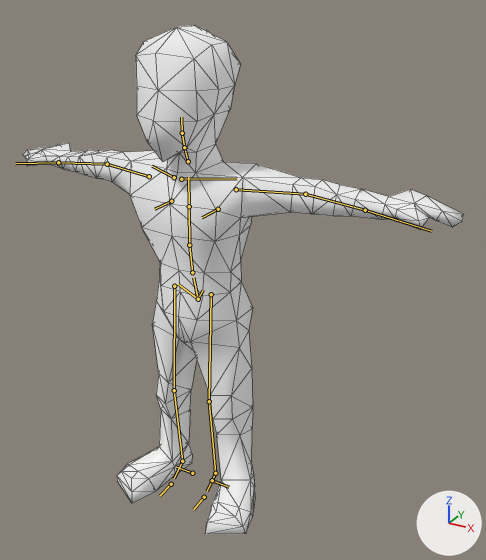
What one commit did to the glTF model assets/models/player_revised.glb.
Rendered twice from a 50 mm camera at (8.2, -12.33, 12.54) aimed at (1.09, 0.61, 6.07). The lights are fixed; the arrows at lower right show +X, +Y and +Z. The bones that bend it are drawn over the model as lines. Mesh edges are drawn as thin lines.

Names of what the first picture shows: 'Player'.
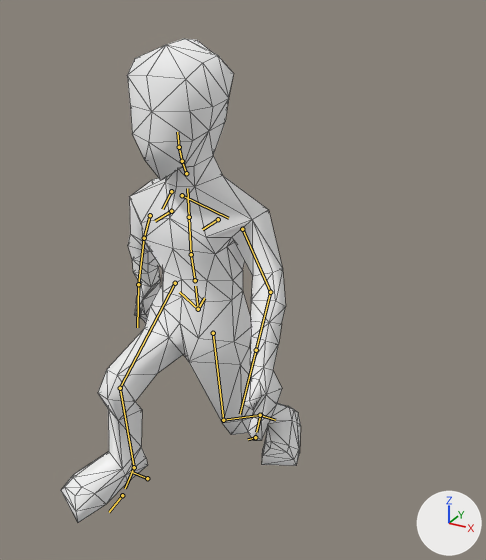
Commit message: player: player_revised model test

The newer file adds an action. The first version stands in its rest pose; the second is drawn at frame 7 of the action 'walk.001'.

Where the change shows, as pixel boxes [x1, y1, x2, y2] in the pictures (486 x 560 px):
'Player', posed (45% narrower): before [23, 25, 464, 534]; after [61, 39, 301, 523]
bone 'Hips', root to tip: before (198, 299) to (193, 277); after (198, 309) to (195, 286)
bone 'Spine', root to tip: before (192, 272) to (189, 245); after (195, 280) to (191, 254)
bone 'Neck', root to tip: before (188, 161) to (184, 147); after (186, 173) to (182, 161)
bone 'LeftShoulder', root to tip: before (181, 179) to (237, 178); after (182, 195) to (228, 218)
bone 'LeftUpArm', root to tip: before (236, 189) to (305, 194); after (242, 229) to (270, 292)
bone 'LeftArm', root to tip: before (305, 194) to (365, 210); after (270, 292) to (256, 350)
bone 'LeftHand', root to tip: before (365, 210) to (431, 231); after (256, 350) to (240, 414)
bone 'RightShoulder', root to tip: before (174, 177) to (152, 166); after (171, 191) to (162, 209)
bone 'RightUpArm', root to tip: before (149, 176) to (107, 164); after (150, 215) to (144, 238)
bone 'RightArm', root to tip: before (107, 164) to (58, 162); after (144, 238) to (138, 284)
bone 'LeftUpLeg', root to tip: before (211, 294) to (209, 401); after (213, 333) to (223, 420)
bone 'LeftLeg', root to tip: before (209, 401) to (215, 473); after (223, 420) to (260, 415)
bone 'LeftFoot', root to tip: before (215, 473) to (207, 491); after (260, 415) to (256, 432)
bone 'LeftToeBase', root to tip: before (204, 497) to (193, 509); after (255, 437) to (248, 439)
bone 'RightUpLeg', root to tip: before (174, 286) to (174, 390); after (175, 283) to (120, 388)
bone 'RightLeg', root to tip: before (174, 390) to (182, 461); after (120, 388) to (134, 467)
bone 'RightFoot', root to tip: before (182, 461) to (174, 478); after (134, 467) to (125, 488)

The change in detail:
Bone 'Hips' (bone_hips) moves from (0.0, 0.0, 0.0) to (0.0, -0.26, 0.07).
Bone 'Hips' (bone_hips) turns from (0, 0, 0) to (-6, 0, 0) degrees about its own x, y and z.
Bone 'Spine' (bone_spine) turns from (0, 0, 0) to (10, 0, 0) degrees about its own x, y and z.
Bone 'Neck' (bone_neck) turns from (0, 0, 0) to (3, 0, 0) degrees about its own x, y and z.
Bone 'LeftShoulder' (bone_leftshoulder) moves from (0.0, 0.0, 0.0) to (-0.04, 0.02, -0.09).
Bone 'LeftShoulder' (bone_leftshoulder) turns from (0, 0, 0) to (-38, 30, -11) degrees about its own x, y and z.
Bone 'LeftUpArm' (bone_leftuparm) moves from (0.0, 0.0, 0.0) to (-0.38, 0.39, 0.0).
Bone 'LeftUpArm' (bone_leftuparm) turns from (0, 0, 0) to (34, -20, -17) degrees about its own x, y and z.
Bone 'LeftArm' (bone_leftarm) turns from (0, 0, 0) to (14, -5, -21) degrees about its own x, y and z.
Bone 'LeftHand' (bone_lefthand) turns from (0, 0, 0) to (0, 0, 2) degrees about its own x, y and z.
Bone 'RightShoulder' (bone_rightshoulder) moves from (0.0, 0.0, 0.0) to (-0.05, -0.03, 0.0).
Bone 'RightShoulder' (bone_rightshoulder) turns from (0, 0, 0) to (-41, -21, 8) degrees about its own x, y and z.
Bone 'RightUpArm' (bone_rightuparm) moves from (0.0, 0.0, 0.0) to (0.31, 0.31, 0.03).
Bone 'RightUpArm' (bone_rightuparm) turns from (0, 0, 0) to (-17, -11, 11) degrees about its own x, y and z.
Bone 'RightArm' (bone_rightarm) turns from (0, 0, 0) to (14, 5, 21) degrees about its own x, y and z.
Bone 'LeftUpLeg' (bone_leftupleg) moves from (0.0, 0.0, 0.0) to (0.0, 0.79, 0.15).
Bone 'LeftUpLeg' (bone_leftupleg) turns from (0, 0, 0) to (20, 0, 0) degrees about its own x, y and z.
Bone 'LeftLeg' (bone_leftleg) turns from (0, 0, 0) to (43, 0, 0) degrees about its own x, y and z.
Bone 'LeftFoot' (bone_leftfoot) turns from (0, 0, 0) to (-24, 0, 0) degrees about its own x, y and z.
Bone 'LeftToeBase' (bone_lefttoebase) turns from (0, 0, 0) to (59, 0, 0) degrees about its own x, y and z.
Bone 'RightUpLeg' (bone_rightupleg) moves from (0.0, 0.0, 0.0) to (0.0, -0.29, -0.06).
Bone 'RightUpLeg' (bone_rightupleg) turns from (0, 0, 0) to (-43, 0, 0) degrees about its own x, y and z.
Bone 'RightLeg' (bone_rightleg) turns from (0, 0, 0) to (50, 0, 0) degrees about its own x, y and z.
Bone 'RightFoot' (bone_rightfoot) turns from (0, 0, 0) to (10, 0, 0) degrees about its own x, y and z.
